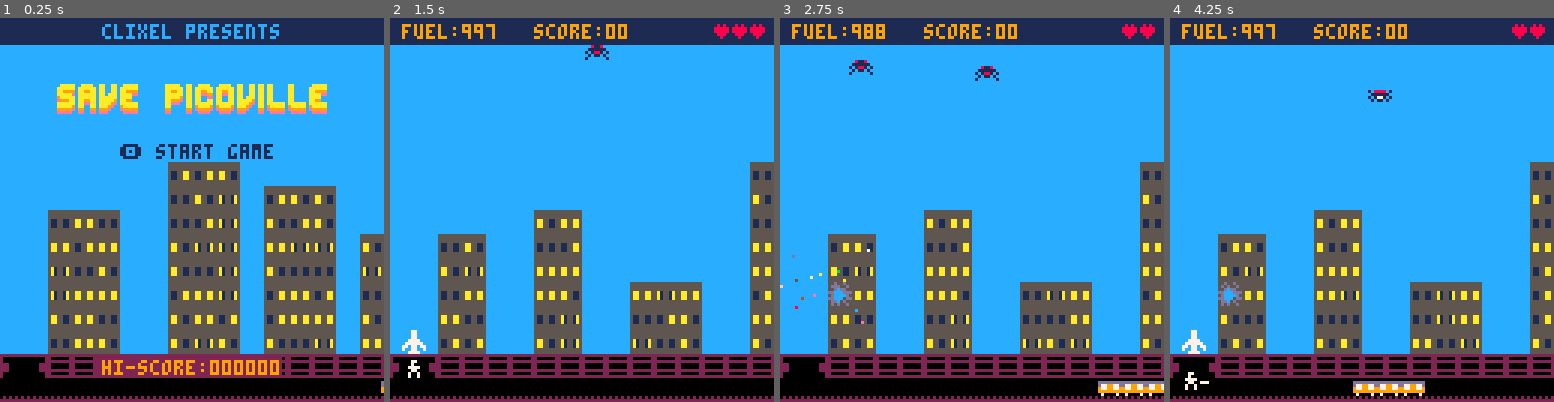
Above: before the commit, frames 1-4 (left to right).
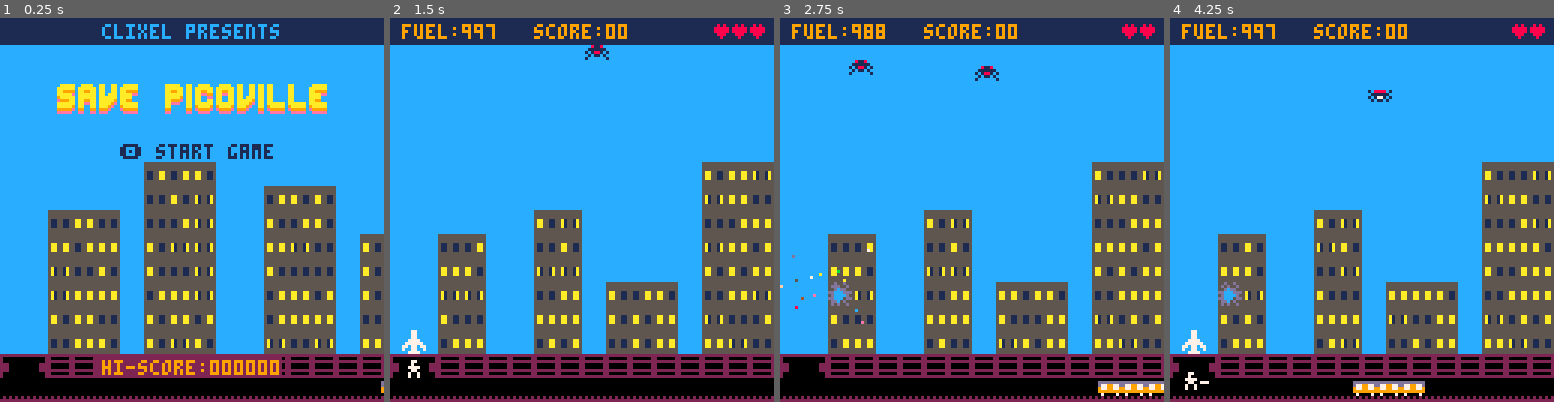
Above: after the commit, the same moments.

Repository: natebeaty/savepicoville
Game: PICO-8 cartridge savepicoville.p8
Same seed, same stepped clock (60 frames per second), same inputs: the game is played once before the commit and once after it.
Inputs:
- Up to frame 1 (0.25 s): no input
- Up to frame 2 (1.5 s): tap X (X key) at 0.33, 1.07 s; tap O (Z key) at 0.7 s
- Up to frame 3 (2.75 s): hold Right 1.6-2.1 s; tap O (Z key) at 1.7, 2.1, 2.5 s; tap X (X key) at 1.85 s; hold Up 2.15-2.42 s; hold Right from 2.47 s (still down)
- Up to frame 4 (4.25 s): tap O (Z key) every 0.4 s from 2.9 to 4.1 s; tap X (X key) at 2.97, 4.08 s; release Right at 3.03 s; hold Left 3.08-3.58 s; hold Down 3.63-3.97 s; hold Right from 4.02 s (still down)

The runs differ from the first frame. In frame 1, 7.0% of the frame differs, in the area x 37-100%, y 37-88%; in frame 2, 9.9%, in the area x 13-100%, y 37-88%; in frame 3, 9.9%; in frame 4, 9.9%.

Commit message:
fix last building sometimes being offstage, ensure gap between each building, reset title screen after pause when all buildings gone, egg checks also test against broken bricks

Diff:
--- a/buildings.lua
+++ b/buildings.lua
@@ -1,6 +1,6 @@
 -- buildings
 
--- blink lights
+-- randomly blink building lights
 function building_blink(chk)
   if t%chk==0 then
     -- blink undamaged building lights
@@ -29,26 +29,31 @@
     end
   end
 
-  -- reset peopleleft
+  -- track people left (undamaged bricks)
   peopleleft=0
 
   -- generate random buildings
   buildings={}
-  lastx=1
+  local lastx=1
+  local twidth=3
   for i=1,4 do
-    building={
-      height=flr(rnd(6)+3),
-      width=flr(rnd(2))+2,
-      x=lastx
-    }
-    lastx=lastx+building.width+(flr(rnd(3)))
-    for n=1,building.height do
-      for x=1,building.width do
-        mset(building.x+x,14-n,flr(rnd(5))+1)
+    if (twidth<17) then
+      building={
+        height=flr(rnd(6)+3),
+        width=min(17-twidth,flr(rnd(2))+2),
+        x=lastx
+      }
+      local gap=flr(rnd(2)+1)
+      twidth+=building.width+gap
+      lastx=lastx+building.width+gap
+      for n=1,building.height do
+        for x=1,building.width do
+          mset(building.x+x,14-n,flr(rnd(5))+1)
+        end
       end
+      peopleleft+=building.height*building.width
+      add(buildings,building)
     end
-    peopleleft+=building.height*building.width
-    add(buildings,building)
   end
 end
 
@@ -71,8 +76,8 @@
   local my=flr(y/8)
   local map_sprite=mget(mx,my)
   local chk=fget(map_sprite,1) and not fget(map_sprite,2)
-  -- make player
-  if (grp=="player" or grp==balloon) chk=fget(map_sprite,1)
+  -- player, balloon, and egg checks test against broken bricks also
+  if (grp=="player" or grp==balloon or grp=="egg") chk=fget(map_sprite,1)
   if chk then
     if not keep then
       -- remove object hitting building
@@ -169,7 +174,15 @@
       obj.building.height-=obj.rowbusted
     end
     -- you killed picoville!
-    if (peopleleft<=0 and mode=="game") game_over()
+    if peopleleft<=0 then
+      -- reset timer
+      t=0
+      if mode=="game" then
+        game_over()
+      end
+    end
     buildingcrash={}
   end
+  -- restart title stage if all buildings are destroyed
+  if (t>150 and peopleleft<=0 and mode!="game") restart()
 end
